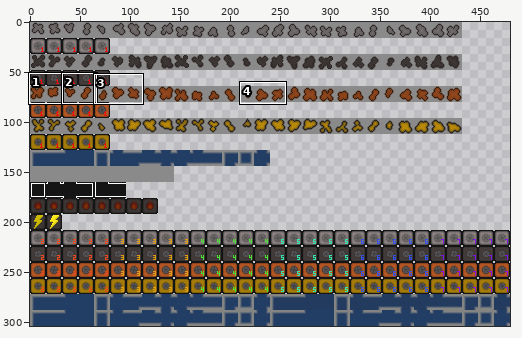
File history of a sprite sheet, Assets/Sprites/TextureAtlas.png. Above: a wide view before the commit, with the close-up outlined.
Close-up. Old version:
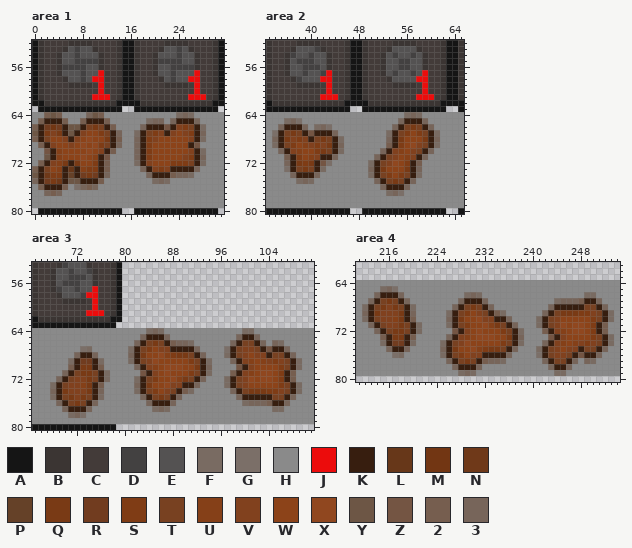
The file is 480x304 pixels. Pixels under 10% opacity are left out. Colours within 5 levels of each other are drawn and written as one. Shown: area 1: x 0..31, y 52..80; area 2: x 33..65, y 52..80; area 3: x 65..111, y 53..80; area 4: x 211..254, y 61..80. The commit also changed other parts of the picture, which this record leaves out.
Palette (. is transparent): A #151515  B #3b3533  C #433b39  D #434141  E #545252  F #796b62  G #7b6f68  H #8a8a8a  J #ec0c0c  K #371e0f  L #673719  M #723613  N #6f3919  P #654128  Q #793a15  R #713c1f  S #7f3c15  T #784121  U #854018  V #81411e  W #8c4319  X #90471f  Y #6d5645  Z #745543  2 #765e4f  3 #77655a
Once edited:
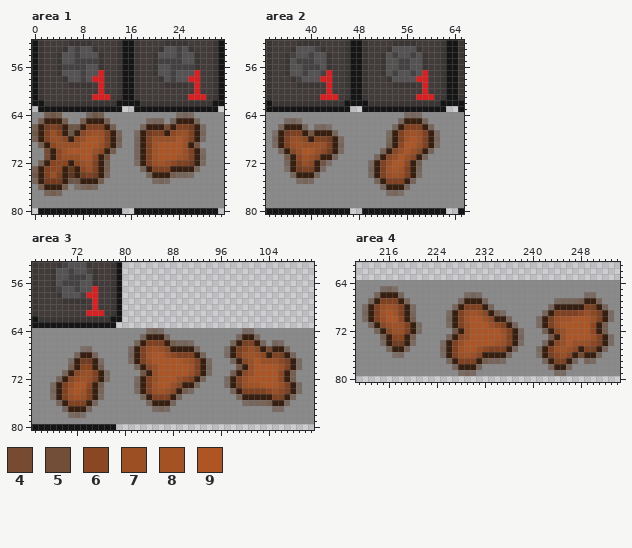
Colours new in this view: 4 #764b32  5 #724e38  6 #894823  7 #9b4f23  8 #a45123  9 #ae5523
The edit:
colour J: #ec0c0c -> #dd1e1e
colour P: #654128 -> #5f361f
Area 1:
y 66: x 3 M -> V; x 9..11 TQT -> VVV; x 22 Z -> 4; x 25..26 ST -> VR
y 67: x 2..4 QVQ -> V7W; x 8..12 VWWST -> 6787V; x 19..20 TS -> RV; x 23..26 VWVS -> X77V
y 68: x 2..5 TWWV -> V776; x 7..12 VWXWWQ -> X7998V; x 19..25 SVWWWWW -> V777797
y 69: x 3..12 VWWVWXWXST -> X77779997V; x 19..25 SWWWWWW -> V899997
y 70: x 2 Z -> 4; x 4..11 UWWWWXWV -> X899997X; x 19..25 SWWWWWW -> V899997
y 71: x 2 Y -> 4; x 4..10 UWWWXWU -> X77799X; x 12 Z -> 5; x 19..26 SWWWWWVS -> V899987V
y 72: x 3..5 VUQ -> WXW; x 7..10 QWWS -> X78V; x 20..26 WWWSSST -> 787XVVR
y 73: x 2..4 TWU -> VXX; x 8..10 USS -> X7V; x 21 S -> V
y 74: x 2..4 NSS -> V7V; x 9 Q -> V
y 75: x 4 N -> R
Area 2:
y 66: x 56..58 TQT -> VVV
y 67: x 36..38 TQT -> RVV; x 55..59 TSWST -> V787V
y 68: x 36..39 QVSV -> V776; x 41..43 TQT -> VVR; x 55..59 QWWWQ -> V898V
y 69: x 36..43 TSWUVSVQ -> V787777V; x 55..59 SWXVT -> X997V
y 70: x 37..43 VUWWSQT -> 67997XR; x 54..58 VUWVT -> 67976
y 71: x 38..41 SWUV -> X876; x 53..57 TVWUV -> 67976
y 72: x 38..40 QSQ -> V7X; x 52..56 TVXWS -> V799X
y 73: x 38..39 TQ -> RV; x 52..56 QWWWQ -> V898V
y 74: x 52..56 TSWST -> V787V
y 75: x 53..55 TQT -> VVV
Area 3:
y 66: x 84..86 TQT -> VVV; x 101 T -> V
y 67: x 83..87 TSWVV -> V7876; x 100..102 VVT -> X76; x 104 Z -> 4
y 68: x 83..91 QWWXUSQQT -> V8997XVVV; x 99..103 TVWVV -> V787X; x 105 T -> V
y 69: x 83..92 TVXWWWWWST -> V79999987V; x 100..106 VUWUVSV -> 679777X
y 70: x 73..74 QQ -> WW; x 84..92 VUWXXXWWQ -> 67999998V; x 101..107 VWWWWST -> 799997V
y 71: x 72..75 TQQT -> 677V; x 85..92 VWXWWWST -> 7999997V; x 100..106 VUWXXWS -> 679999X
y 72: x 71..75 TVVQT -> 6787V; x 84..91 TSWWXUQT -> V79997XV; x 99..106 TVXWXXWS -> V799999X
y 73: x 70..74 TVVUQ -> V799X; x 84..89 QWWXVV -> V89976; x 100..107 VWWWWWST -> 7889997V
y 74: x 70..74 QVVVQ -> V898V; x 84..88 TSWVT -> V7876; x 100..106 TQQQSSV -> VVVVX7X
y 75: x 70..74 TQVQT -> V787V; x 85..87 TQT -> VVV; x 105 T -> V
y 76: x 71..73 TQT -> VVV
Area 4:
y 67: x 215..217 TQT -> VVV
y 68: x 214..218 TQVQT -> V787V; x 229..231 TQT -> VVV; x 249 T -> V
y 69: x 214..218 QVVVQ -> V898V; x 228..232 TSWVT -> V7876; x 244..250 TQQQSSV -> VVVVX7X
y 70: x 214..218 TVVUQ -> V799X; x 228..233 QWWXVV -> V89976; x 244..251 VWWWWWST -> 7889997V
y 71: x 215..219 TVVQT -> 6787V; x 228..235 TSWWXUQT -> V79997XV; x 243..250 TVXWXXWS -> V799999X
y 72: x 216..219 TQQT -> 677V; x 229..236 VWXWWWST -> 7999997V; x 244..250 VUWXXWS -> 679999X
y 73: x 217..218 QQ -> WW; x 228..236 VUWXXXWWQ -> 67999998V; x 245..251 VWWWWST -> 799997V
y 74: x 227..236 TVXWWWWWST -> V79999987V; x 244..250 VUWUVSV -> 679777X
y 75: x 227..235 QWWXUSQQT -> V8997XVVV; x 243..247 TVWVV -> V787X; x 249 T -> V
y 76: x 227..231 TSWVV -> V7876; x 244..246 VVT -> X76; x 248 Z -> 4
y 77: x 228..230 TQT -> VVV; x 245 T -> V
